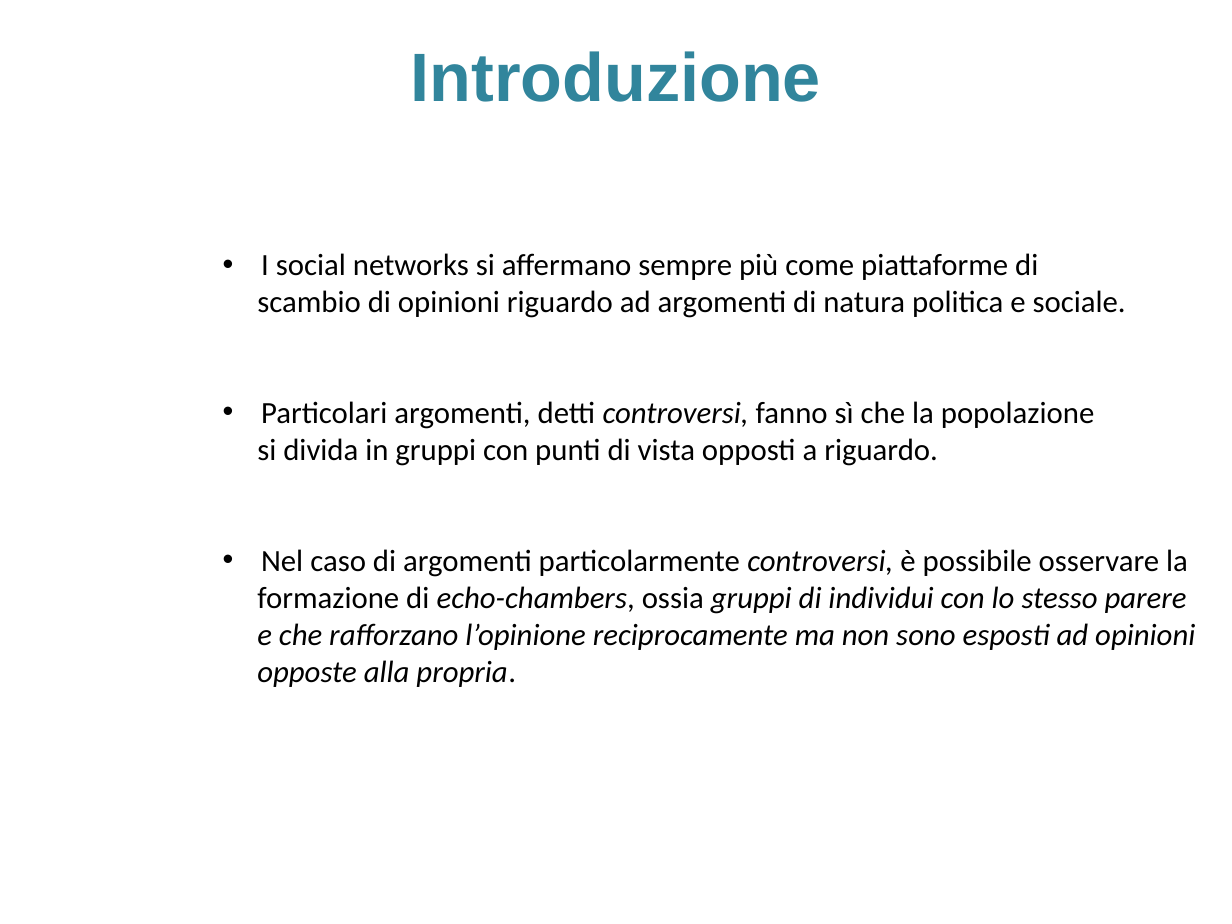
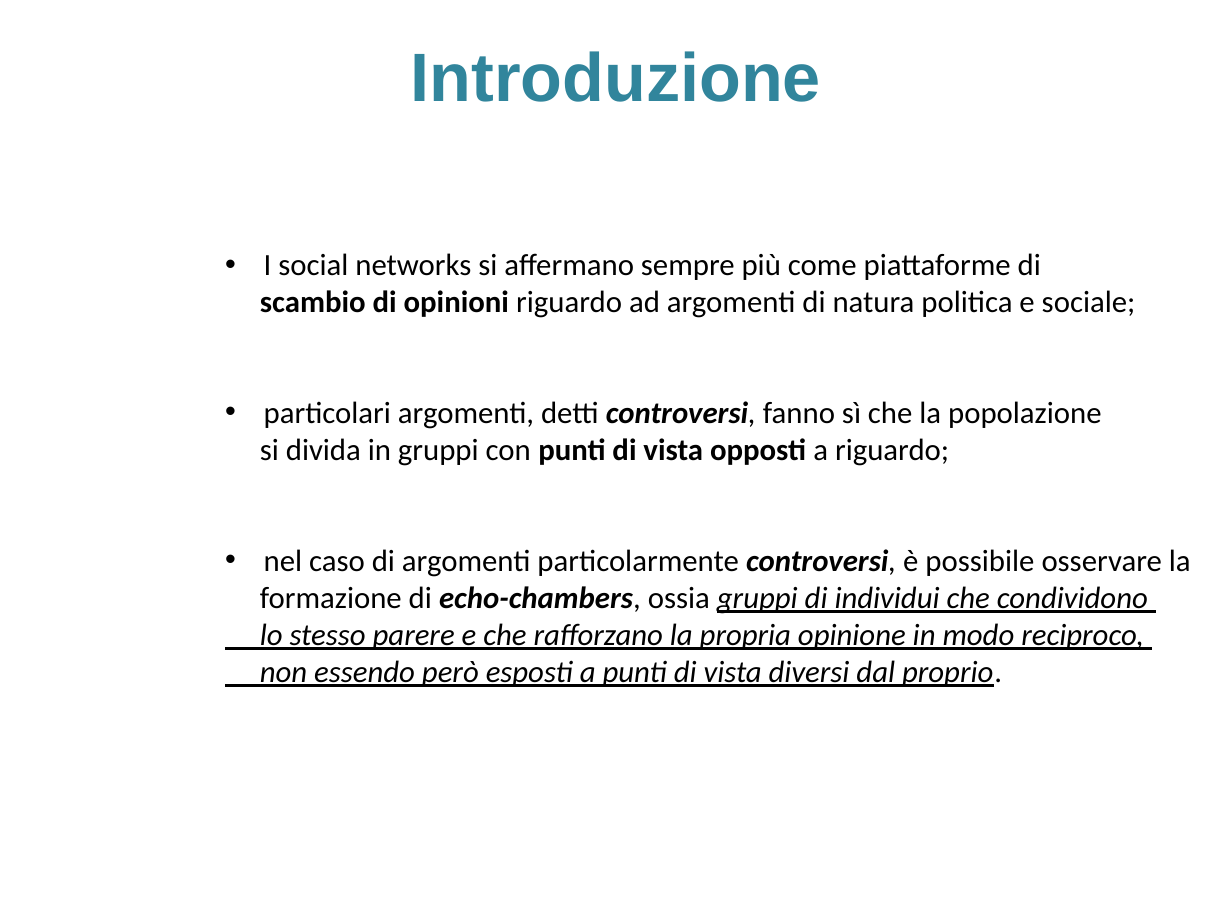
Before and after one commit to sidious1991/TesiLatex, a slide deck: slide 3 of PRESENTAZIONE_TESI/presentazione_agostini_stefano.pptx. Drawn at 1232x924 pixels with LibreOffice and Linux fonts; fonts in the diff are those of the drawing; background and template pictures are left out. Boxes give left, top, right and bottom in pixels: in the first picture for what was removed or moved away, otherwise in the second. Text is boxed around its words. In the diff, an @@ line names an element or a change of style, - is before the commit and + after.

```diff
--- a/PRESENTAZIONE_TESI/presentazione_agostini_stefano.pptx
+++ b/PRESENTAZIONE_TESI/presentazione_agostini_stefano.pptx
@@ text at (260,290,1191,687): text changed @@
-scambio di opinioni riguardo ad argomenti di natura politica e sociale.
-• Particolari argomenti, detti controversi, fanno sì che la popolazione
-si divida in gruppi con punti di vista opposti a riguardo.
-• Nel caso di argomenti particolarmente controversi, è possibile osservare la
-formazione di echo-chambers, ossia gruppi di individui con lo stesso parere
-e che rafforzano l’opinione reciprocamente ma non sono esposti ad opinioni
-opposte alla propria.
+scambio di opinioni riguardo ad argomenti di natura politica e sociale;
+• particolari argomenti, detti controversi, fanno sì che la popolazione
+si divida in gruppi con punti di vista opposti a riguardo;
+• nel caso di argomenti particolarmente controversi, è possibile osservare la
+formazione di echo-chambers, ossia gruppi di individui che condividono
+lo stesso parere e che rafforzano la propria opinione in modo reciproco,
+non essendo però esposti a punti di vista diversi dal proprio.
```
Also in this commit, not shown: 3 other slides changed, 1 slide added, 2 other files.
